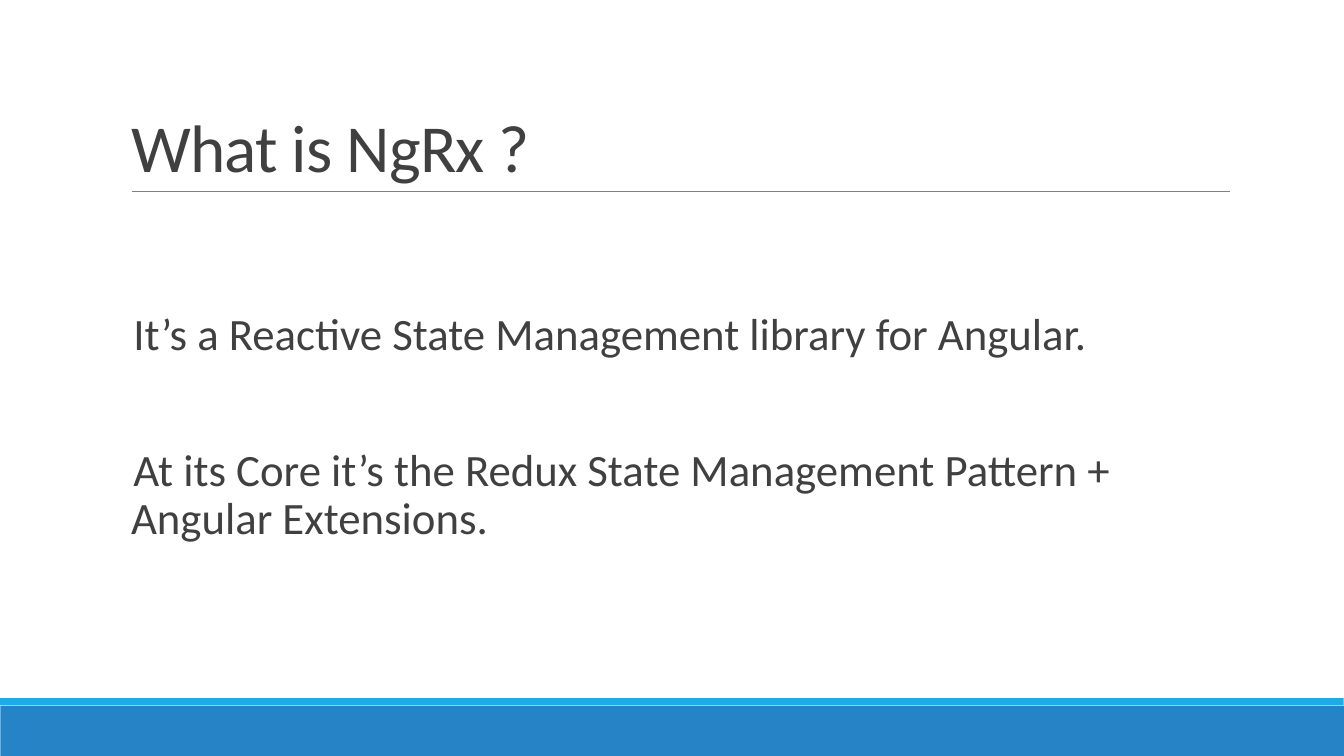
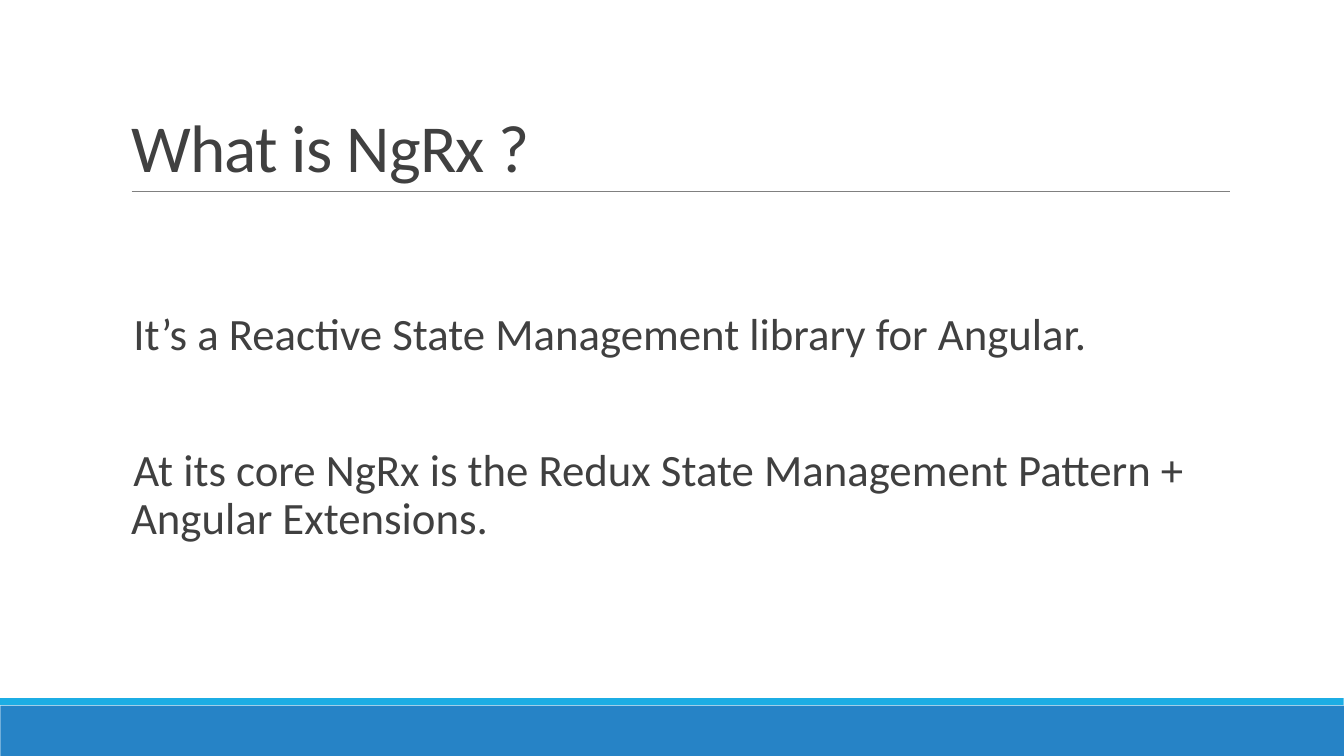
Before and after one commit to AGiorgetti/ngrx101, a slide deck: slide 2 of ReactiveProgramming_ngrx.pptx. Drawn at 1344x756 pixels with LibreOffice and Linux fonts; fonts in the diff are those of the drawing. Boxes give left, top, right and bottom in pixels: in the first picture for what was removed or moved away, otherwise in the second. Text is boxed around its words. In the diff, an @@ line names an element or a change of style, - is before the commit and + after.

```diff
--- a/ReactiveProgramming_ngrx.pptx
+++ b/ReactiveProgramming_ngrx.pptx
@@ text at box(131, 455, 1151, 542): text changed @@
-  At its Core it’s the Redux State Management Pattern + Angular Extensions.
+  At its core NgRx is the Redux State Management Pattern + Angular Extensions.
```
Also in this commit, not shown: 13 other slides changed, 8 other files.
